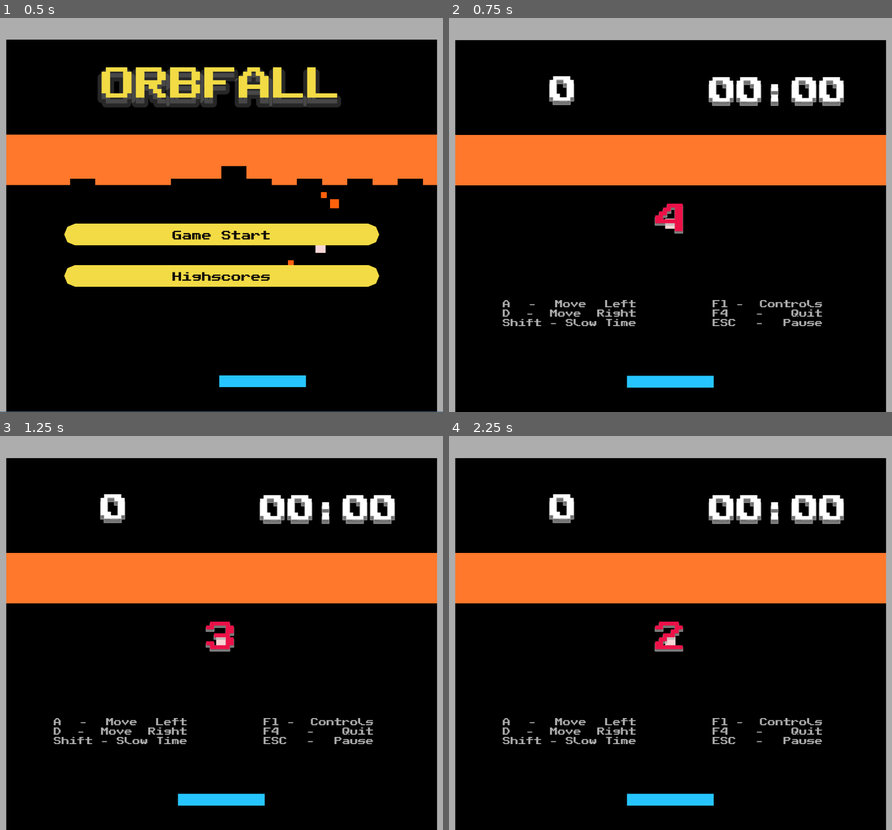
Above: before the commit, frames 1-4 (two rows, left to right).
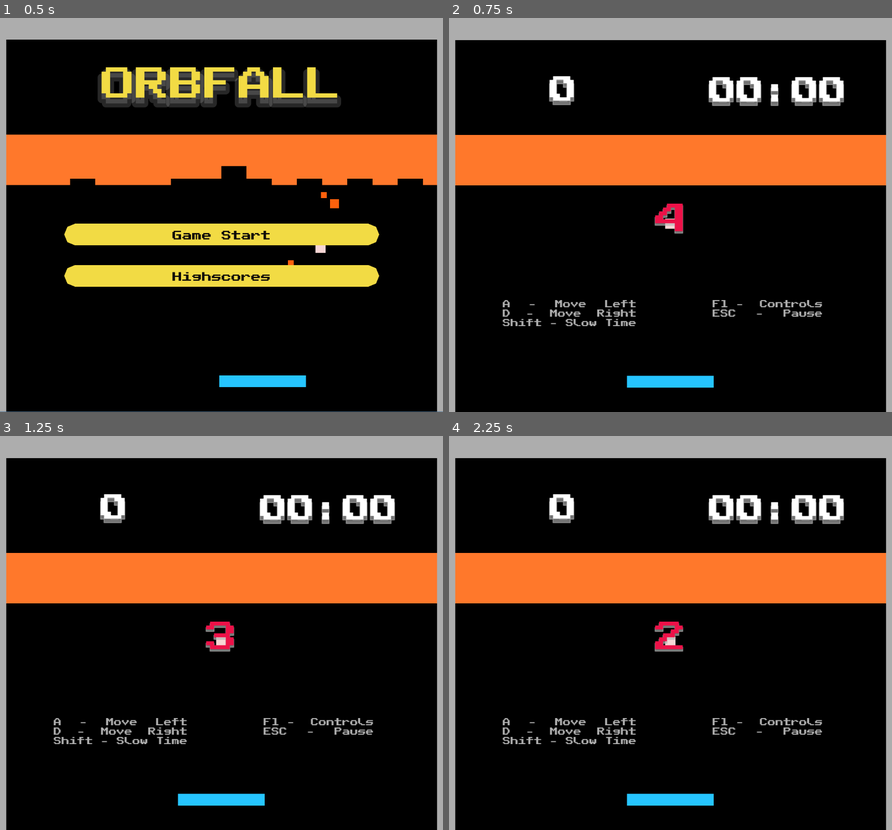
Above: after the commit, the same moments.

Repository: KeiGar/OrbFall
Game: Godot game, scene res://scenes/menus/main_menu_controls.tscn
The game is run twice, just before and just after one commit, with the same random seed, the same clock (stepped at 60 frames per second) and the same inputs.
Inputs:
- Up to frame 1 (0.5 s): no input
- Up to frame 2 (0.75 s): click "Game Start" at 0.5 s
- Up to frame 3 (1.25 s): no input
- Up to frame 4 (2.25 s): tap Enter at 1.25, 2.1 s; hold D (player_moveRight) 1.28-2.03 s; hold Enter 1.28-2.03 s; tap Space at 2 s; hold Shift (slow_down_time) from 2.03 s (still down)

Frame 1 is identical in both runs. In frame 2, 0.3% of the frame differs, in the area x 59-85%, y 73-79%; in frame 3, 0.3%; in frame 4, 0.3%.

Commit message:
game control hud, hide f4 key explanation

Diff:
--- a/scenes/menus/hud_game_controls.tscn
+++ b/scenes/menus/hud_game_controls.tscn
@@ -39,7 +39,7 @@
 Label/styles/focus = SubResource("StyleBoxFlat_8im2c")
 Label/styles/normal = SubResource("StyleBoxEmpty_r5pdl")
 
-[node name="HUDGameControls" type="Control"]
+[node name="HUDGameControls" type="Control" unique_id=777158466]
 layout_mode = 3
 anchors_preset = 15
 anchor_right = 1.0
@@ -48,7 +48,7 @@
 grow_vertical = 2
 theme = SubResource("Theme_p6vpu")
 
-[node name="GridContainer" type="GridContainer" parent="."]
+[node name="GridContainer" type="GridContainer" parent="." unique_id=1032501228]
 layout_mode = 1
 anchors_preset = 3
 anchor_left = 1.0
@@ -60,22 +60,22 @@
 grow_horizontal = 0
 grow_vertical = 0
 
-[node name="LBL_KEY_A" type="Label" parent="GridContainer"]
+[node name="LBL_KEY_A" type="Label" parent="GridContainer" unique_id=1814158869]
 layout_mode = 2
 text = "A - Move Left"
 horizontal_alignment = 3
 
-[node name="LBL_KEY_D" type="Label" parent="GridContainer"]
+[node name="LBL_KEY_D" type="Label" parent="GridContainer" unique_id=1570254523]
 layout_mode = 2
 text = "D - Move Right"
 horizontal_alignment = 3
 
-[node name="LBL_KEY_SHIFT" type="Label" parent="GridContainer"]
+[node name="LBL_KEY_SHIFT" type="Label" parent="GridContainer" unique_id=2044220237]
 layout_mode = 2
 text = "Shift - Slow Time"
 horizontal_alignment = 3
 
-[node name="GridContainer3" type="GridContainer" parent="."]
+[node name="GridContainer3" type="GridContainer" parent="." unique_id=988148556]
 layout_mode = 1
 anchors_preset = 2
 anchor_top = 1.0
@@ -85,17 +85,18 @@
 offset_right = 1125.0
 grow_vertical = 0
 
-[node name="LBL_KEY_F1" type="Label" parent="GridContainer3"]
+[node name="LBL_KEY_F1" type="Label" parent="GridContainer3" unique_id=67640884]
 layout_mode = 2
 text = "F1 -  Controls"
 horizontal_alignment = 3
 
-[node name="LBL_KEY_F4" type="Label" parent="GridContainer3"]
+[node name="LBL_KEY_F4" type="Label" parent="GridContainer3" unique_id=1865006358]
+visible = false
 layout_mode = 2
-text = "F4 - Quit"
+text = "F4 - Quit (unused)"
 horizontal_alignment = 3
 
-[node name="LBL_KEY_ESC" type="Label" parent="GridContainer3"]
+[node name="LBL_KEY_ESC" type="Label" parent="GridContainer3" unique_id=2023733470]
 layout_mode = 2
 text = "ESC - Pause"
 horizontal_alignment = 3
Not shown: 1 places in scenes/menus/hud_game_controls.tscn that only renumber resources
